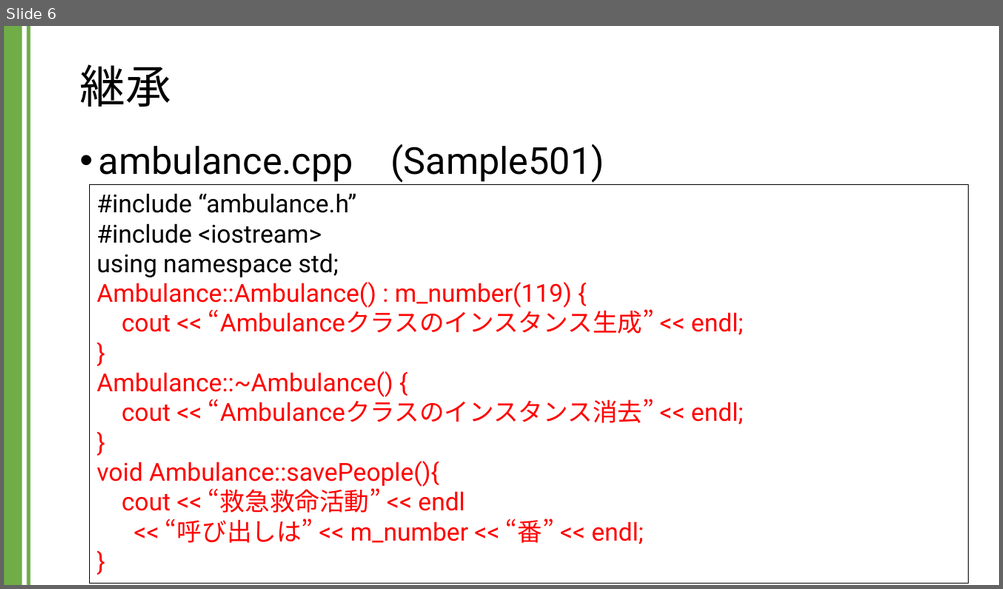
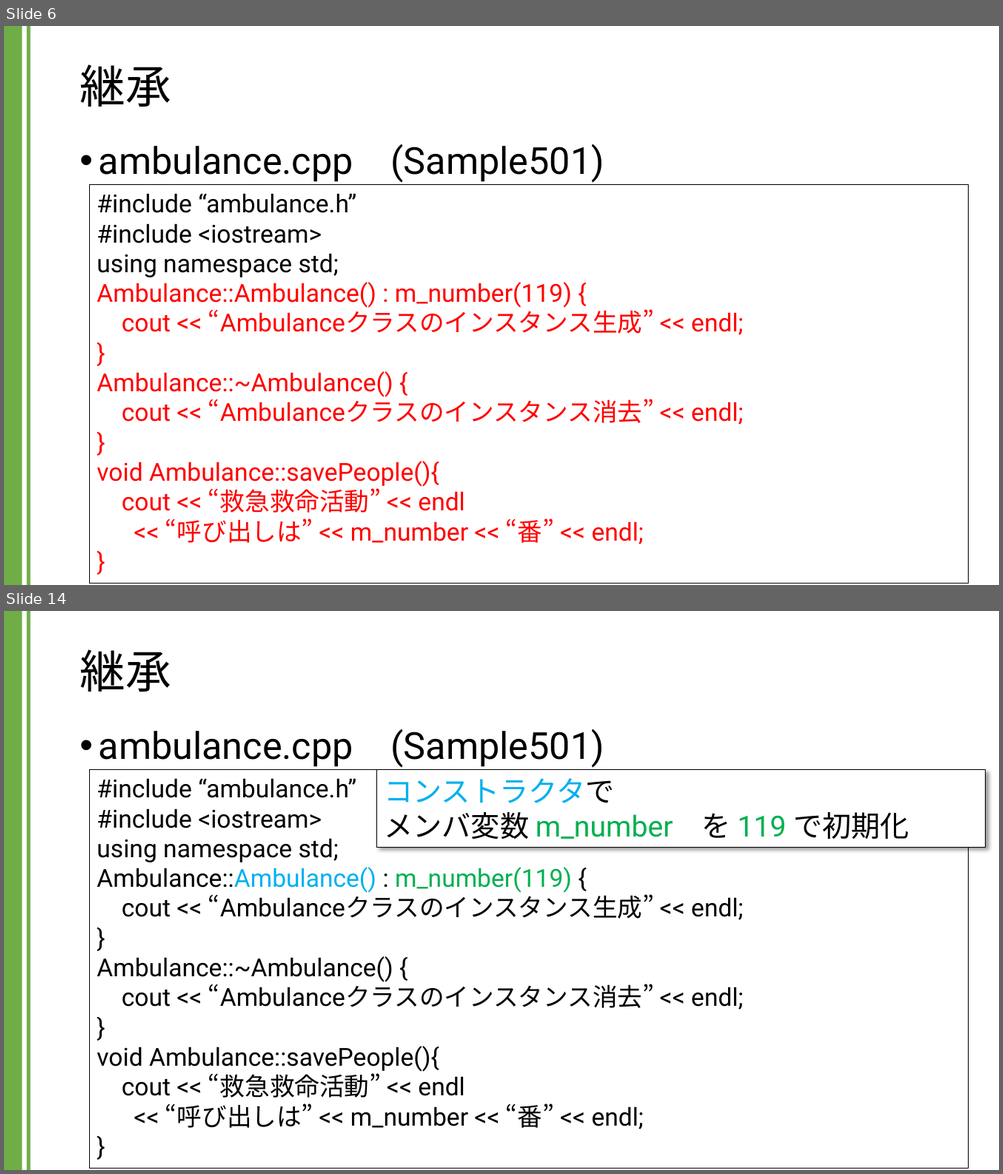
Before and after one commit to kic-murata/cpp2024, a slide deck: 授業資料/講義資料：継承とポリモーフィズム.pptx. Shown one above the other, each under a label of ours: slide 6 before the commit, slides 6 and 14 after it; the slides between them are not shown. The pictures are 1003x589 and 1003x1174 pixels, drawn with LibreOffice and Linux fonts; fonts in the diff are those of the drawing. Boxes give left, top, right and bottom in pixels: in the first picture for what was removed or moved away, otherwise in the second. Text is boxed around its words. In the diff, an @@ line names an element or a change of style, - is before the commit and + after.

```diff
--- a/授業資料/講義資料：継承とポリモーフィズム.pptx
+++ b/授業資料/講義資料：継承とポリモーフィズム.pptx
@@ slide 14 added at [4, 611, 999, 1170], background #FFFFFF; not listed: 2 template elements that a slide beside it also shows @@
@@ title added at [79, 649, 170, 692], 44 pt, text #000000 @@
+継承
@@ text added at [99, 729, 604, 767], 36 pt, text #000000 @@
+• ambulance.cpp (Sample501)
@@ rectangle added at [90, 769, 969, 1168], outline #000000 0.75 pt, 24 pt, text #000000 @@
+#include “ambulance.h”
+#include <iostream>
+using namespace std;
+Ambulance::Ambulance() : m_number(119) {
+cout << “Ambulanceクラスのインスタンス生成” << endl;
+}
+Ambulance::~Ambulance() {
+cout << “Ambulanceクラスのインスタンス消去” << endl;
+}
+void Ambulance::savePeople(){
+cout << “救急救命活動” << endl
+<< “呼び出しは” << m_number << “番” << endl;
+}
@@ rectangle added at [377, 769, 986, 847], fill #FFFFFF, outline #000000 0.75 pt, 28 pt, text #000000 @@
+コンストラクタで
+メンバ変数 m_number を 119 で初期化
```
Also in this commit, not shown: 2 slides changed, 14 other slides added.
